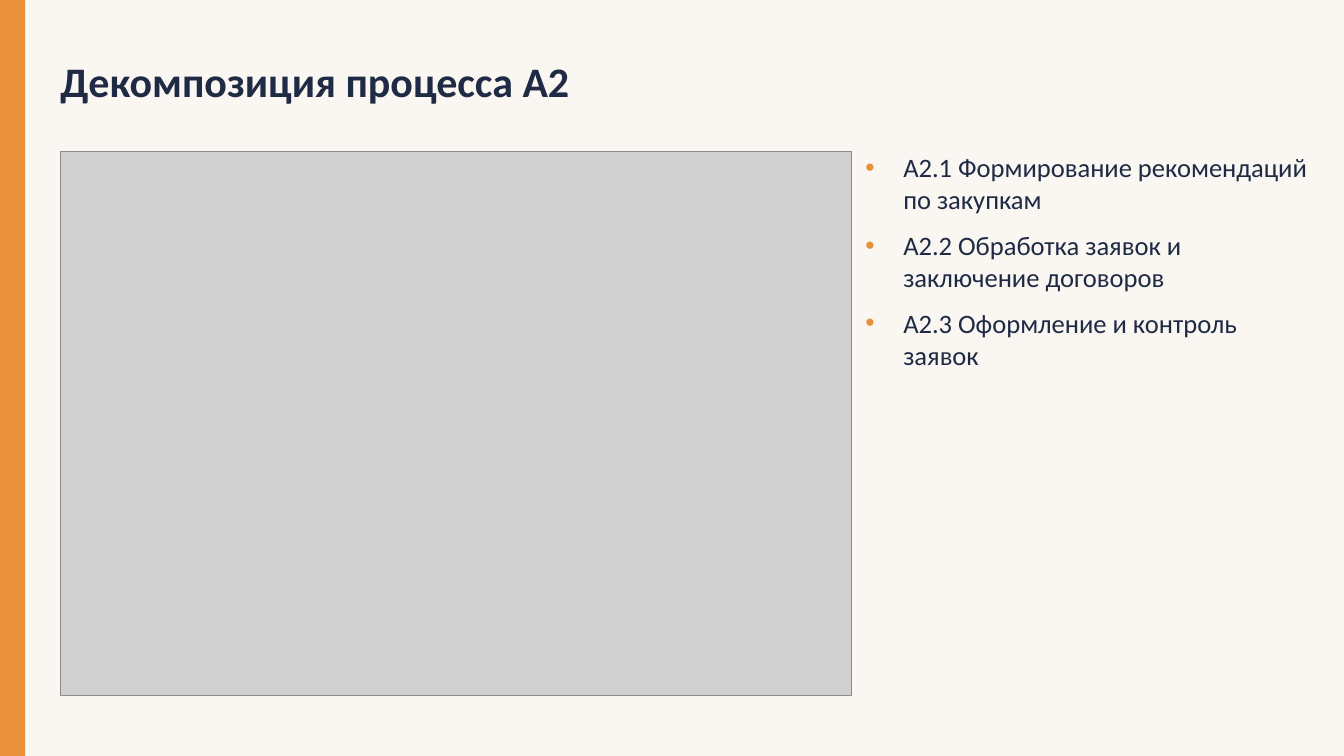
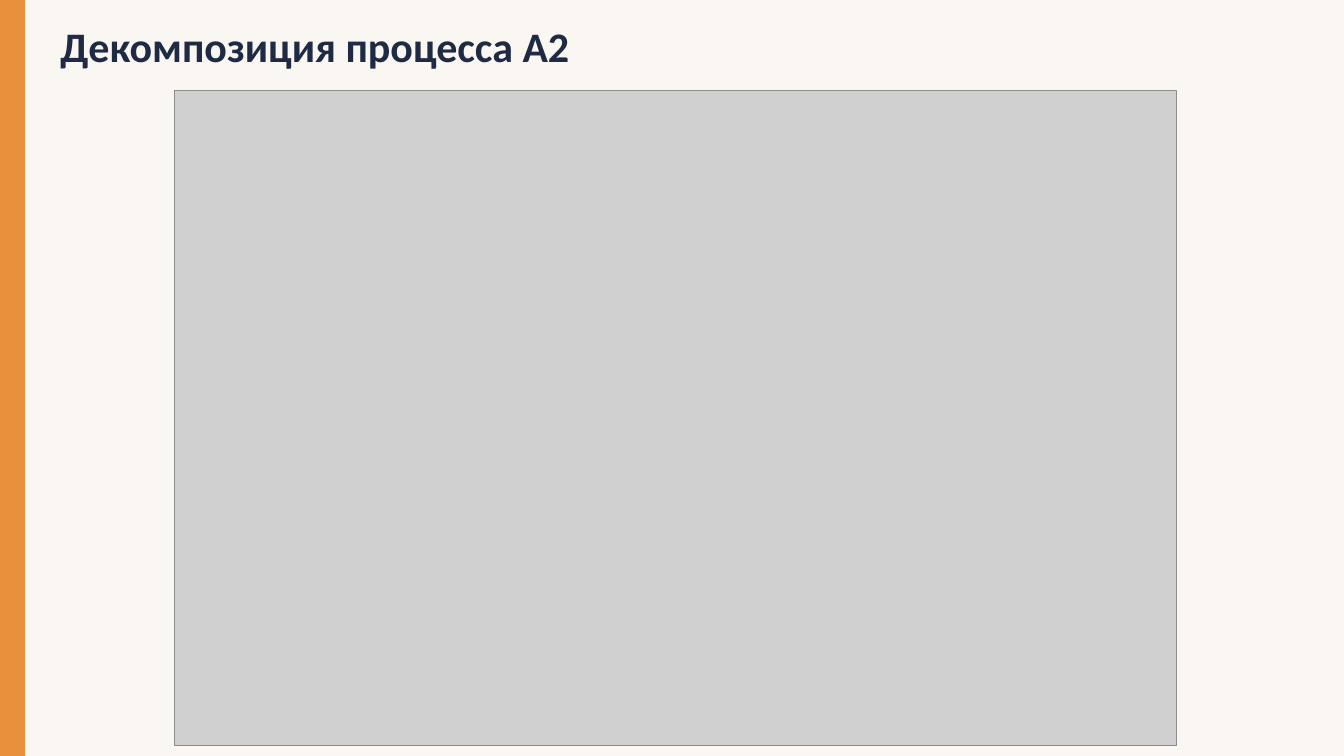
Before and after one commit to ERRomanov/DATABASES_gng, a slide deck: slide 8 of LAB1/Sun_bag_презентация.pptx. Drawn at 1344x756 pixels with LibreOffice and Linux fonts; fonts in the diff are those of the drawing; grey boxes stand for pictures. Boxes give left, top, right and bottom in pixels: in the first picture for what was removed or moved away, otherwise in the second. Text is boxed around its words. In the diff, an @@ line names an element or a change of style, - is before the commit and + after.

```diff
--- a/LAB1/Sun_bag_презентация.pptx
+++ b/LAB1/Sun_bag_презентация.pptx
@@ text "Декомпозиция процесса А2": place and size @@
-text "Декомпозиция процесса А2" at <box>60,69,570,104</box>
+text "Декомпозиция процесса А2" at <box>60,34,570,69</box>
@@ picture: place and size @@
-picture at <box>60,151,852,696</box>
+picture at <box>174,91,1177,745</box>
@@ text removed at <box>903,159,1307,365</box> @@
-• A2.1 Формирование рекомендаций по закупкам
-• A2.2 Обработка заявок и заключение договоров
-• A2.3 Оформление и контроль заявок
```
Also in this commit, not shown: 3 other slides changed, 1 slide added, 1 slide removed.
